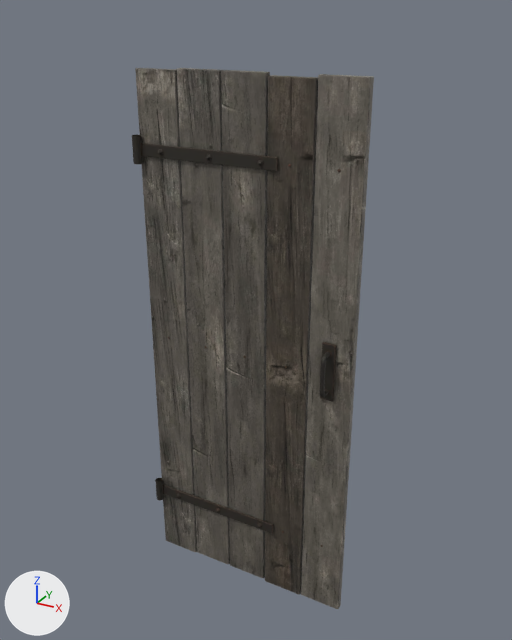
A saved change to the glTF model public/world/door_plank.glb.
One viewpoint serves both versions: a camera (50 mm lens) standing at (1.61, -2.08, 2.24) and looking at (0.44, 0.06, 1.17). Arrows for +X, +Y and +Z are at lower left; the lights stay in place. The picture after the commit comes second. Vertices at exactly the same position are counted once.

In view in the first picture: 'door_plank'.
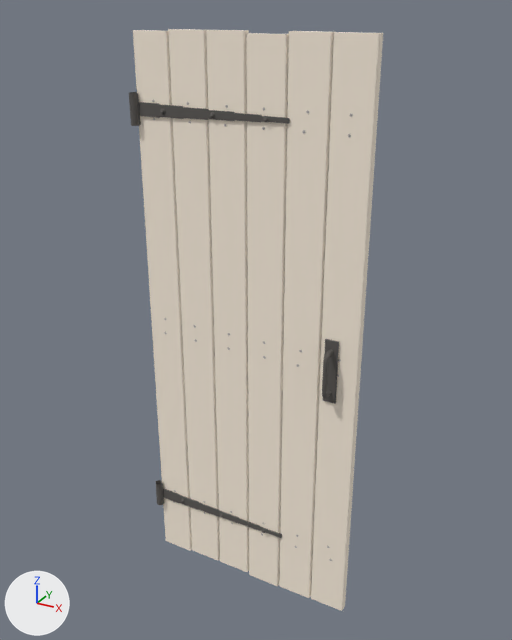
The edits, one by one:
Material 'door_plank iron' (mat_door_plank_iron) is new.
Its base color is (0.55, 0.52, 0.5) (light grey #c4bfbc).
Its metallic is 0.5.
Its roughness is 1.0.
Material 'door_plank wood_dark' (mat_door_plank_wood_dark) is new.
Its base color is (0.88, 0.75, 0.62) (pale yellow #f1e1ce).
Its roughness is 1.0.
Material 'door_plank iron_black' (mat_door_plank_iron_black) is new.
Its base color is (0.16, 0.15, 0.14) (grey #6f6c69).
Its metallic is 0.55.
Its roughness is 0.9.
Material 'door_plank wood' (mat_door_plank_wood) is new.
Its base color is (1.0, 0.894, 0.758) (pale yellow #fff3e2).
Its roughness is 1.0.
me_door_plank is used by ob_door_plank; location (0.0, 0.0, 0.0).
me_door_plank had 661 vertices, 1066 faces and spanned x -0.02..0.86, y -0.08..0.08, z 0.0..2.06.
me_door_plank no longer uses material mat_door_plank_baked.
me_door_plank now has 1024 vertices, 1568 faces and spans x -0.02..0.88, y -0.08..0.11, z 0.0..2.18.
me_door_plank part 1: the loose piece of 16 vertices spanning x 0.17..0.34, y -0.01..0.01, z 0.01..2.06 is rebuilt with 16 vertices and now spans x 0.15..0.29, y -0.02..0.02, z 0.01..2.18, in mat_door_plank_wood (pale yellow #fff3e2).
me_door_plank part 2: the loose piece of 16 vertices spanning x -0.02..0.02, y -0.04..-0.01, z 0.25..0.35 is rebuilt with 20 vertices and now spans x -0.02..0.02, y -0.04..-0.01, z 0.22..0.34, in mat_door_plank_iron_black (grey #6f6c69).
me_door_plank part 3: the loose piece of 16 vertices spanning x 0.35..0.51, y -0.01..0.01, z 0.01..2.06 is rebuilt with 16 vertices and now spans x 0.3..0.44, y -0.02..0.02, z 0.01..2.18, in mat_door_plank_wood (pale yellow #fff3e2).
me_door_plank part 4: the loose piece of 16 vertices spanning x 0.69..0.86, y -0.01..0.01, z 0.01..2.06 is rebuilt with 16 vertices and now spans x 0.74..0.88, y -0.02..0.02, z 0.01..2.18, in mat_door_plank_wood (pale yellow #fff3e2).
me_door_plank part 5: the loose piece of 16 vertices spanning x 0.52..0.69, y -0.01..0.01, z 0.0..2.05 is rebuilt with 16 vertices and now spans x 0.59..0.73, y -0.02..0.02, z 0.01..2.18, in mat_door_plank_wood (pale yellow #fff3e2).
me_door_plank part 6: 6 loose pieces with 126 vertices, spanning x -0.02..0.8, y -0.04..0.03, z 0.96..1.83, are deleted.
me_door_plank part 7: 10 vertices moved within x 0.1..0.51, y -0.03..-0.02, z 0.29..0.31; 110 vertices removed from x 0.0..0.83, y -0.03..0.04, z 0.01..2.05; 442 vertices added at x -0.02..0.86, y -0.04..0.05, z 0.0..2.17.
me_door_plank part 8: 15 vertices moved within x 0.75..0.8, y -0.08..0.07, z 0.96..1.16; 128 vertices removed from x 0.75..0.8, y -0.08..0.08, z 0.96..1.18; 176 vertices added at x 0.75..0.81, y -0.08..0.11, z 0.96..1.2.
Other edits to the shape of me_door_plank do not show in these pictures.
me_door_plank gains material mat_door_plank_iron (light grey #c4bfbc).
me_door_plank gains material mat_door_plank_iron_black (grey #6f6c69).
me_door_plank gains material mat_door_plank_wood (pale yellow #fff3e2).
me_door_plank gains material mat_door_plank_wood_dark (pale yellow #f1e1ce).

Boxes (x1, y1, x2, y2) around the edits, measured in the pictures (512 x 640 px; the box of a moved part takes in the faces that stretch with it):
'door_plank', reshaped, recoloured (lighter, 8% taller): before (132, 68, 374, 609); after (129, 29, 383, 611)
part 1 of me_door_plank, rebuilt (7% taller): before (177, 68, 230, 564); after (168, 29, 220, 560)
part 2 of me_door_plank, rebuilt: before (155, 478, 164, 500); after (156, 480, 164, 505)
part 3 of me_door_plank, rebuilt (12% narrower, 7% taller): before (221, 70, 270, 578); after (206, 30, 249, 572)
part 4 of me_door_plank, rebuilt (8% taller): before (301, 74, 374, 609); after (311, 32, 383, 611)
part 5 of me_door_plank, rebuilt (9% taller): before (265, 75, 318, 595); after (279, 31, 334, 598)
part 6 of me_door_plank, deleted: before (132, 135, 278, 171)
part 7 of me_door_plank, built on: before (135, 68, 274, 552); after (129, 30, 352, 586)
part 8 of me_door_plank, moved or reshaped: before (320, 342, 336, 402); after (322, 339, 339, 404)
